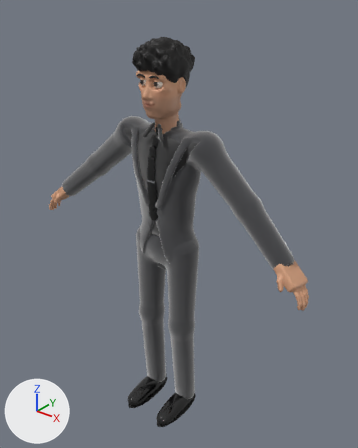
A saved change to the glTF model public/models/avatar.glb.
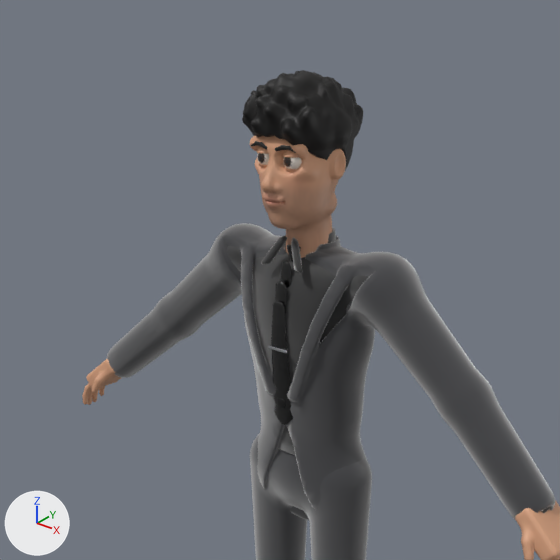
There are two pictures of each version: one whole from a 50 mm lens placed at (1.307, -1.536, 2.008), pointed at (0.025, 0.066, 1.015), one close up on the part from 2% to 83% of the width and 0% to 65% of the height. The lights are fixed; the arrows at lower left show +X, +Y and +Z. The last two pictures show the newer version.

The first close-up shows 'hair', 'hand_L', 'hand_R', 'head.001', 'jacket', 'shirt', 'tie', 'trousers' and 5 more.
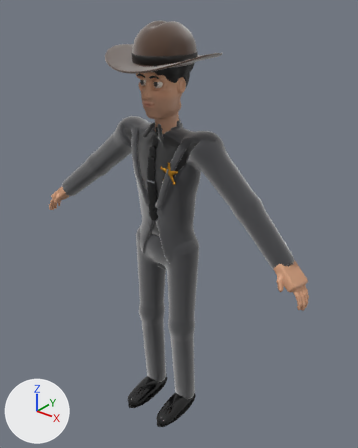
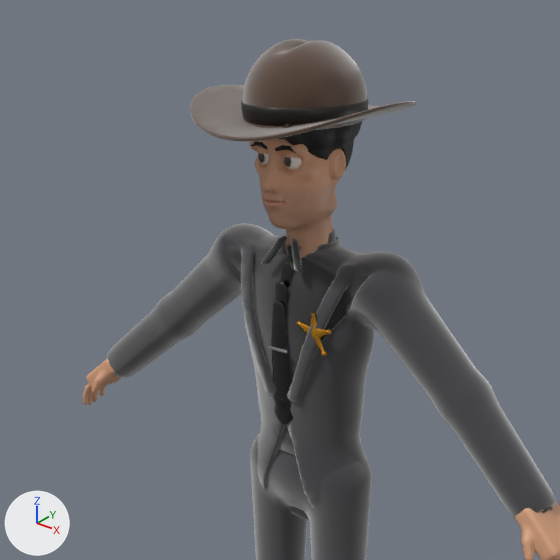
What differs and where, as boxes [x1, y1, x2, y2] in the close-ups (560 x 560 px):
'hat', added: after [190, 39, 416, 141]
'hatband', added (black): after [241, 98, 369, 126]
'badge', added: after [297, 313, 331, 356]
'hair', unchanged, covered by the edit: before [242, 70, 363, 170]; after [279, 122, 362, 170]

Patch to the scene script:
```diff
--- a/public/models/avatar.glb.py
+++ b/public/models/avatar.glb.py
@@ mat_hat_band @@
+mat_hat_band = principled_material('Hat_Band')
+mat_hat_band.base_color = (0.0035, 0.00217, 0.00155)  # black #0b0705
+mat_hat_band.roughness = 0.45
+mat_hat_band.coat_weight = 0.2
@@ mat_hat_felt @@
+mat_hat_felt = principled_material('Hat_Felt')
+mat_hat_felt.base_color = (0.0732, 0.0301, 0.0108)  # brown #4c301b
+mat_hat_felt.roughness = 0.88
+mat_hat_felt.sheen_weight = 1.0
@@ mat_badge_gold @@
+mat_badge_gold = principled_material('Badge_Gold')
+mat_badge_gold.base_color = (0.89, 0.42, 0.0397)  # orange #f2ad38
+mat_badge_gold.metallic = 1.0
+mat_badge_gold.roughness = 0.24
@@ me_hatband_001 @@
+me_hatband_001.from_pydata(...)  # 302 vertices, 600 faces; spans x -0.119..0.119, y -0.129..0.149, z 1.735..1.769
+me_hatband_001.materials.append(mat_hat_band)  # black #0b0705
@@ me_hat_001 @@
+me_hat_001.from_pydata(...)  # 2102 vertices, 4200 faces; spans x -0.234..0.234, y -0.214..0.214, z 1.717..1.881
+me_hat_001.materials.append(mat_hat_felt)  # brown #4c301b
@@ me_badge_001 @@
+me_badge_001.from_pydata(...)  # 352 vertices, 700 faces; spans x 0.0501..0.1351, y -0.0871..-0.0745, z 1.2752..1.3625
+me_badge_001.materials.append(mat_badge_gold)  # orange #f2ad38
@@ ob_hatband @@
+ob_hatband = bpy.data.objects.new('hatband', me_hatband_001)
+ob_hatband.location = (0.0, 0.0, 0.0)
@@ ob_hat @@
+ob_hat = bpy.data.objects.new('hat', me_hat_001)
+ob_hat.location = (0.0, 0.0, 0.0)
@@ ob_badge @@
+ob_badge = bpy.data.objects.new('badge', me_badge_001)
+ob_badge.location = (0.0, 0.0, 0.0)
```
